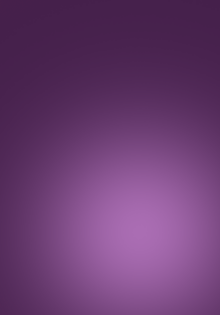
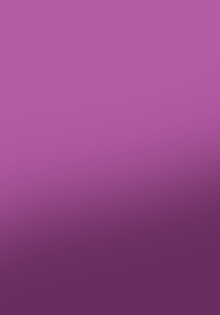
Comparing the layer stacks of the two 220 x 315 images. Changes:
painted on "Calque 3" over [left=0, top=0, right=220, bottom=315]
painted on "Arrière-plan" over [left=0, top=0, right=220, bottom=315]
